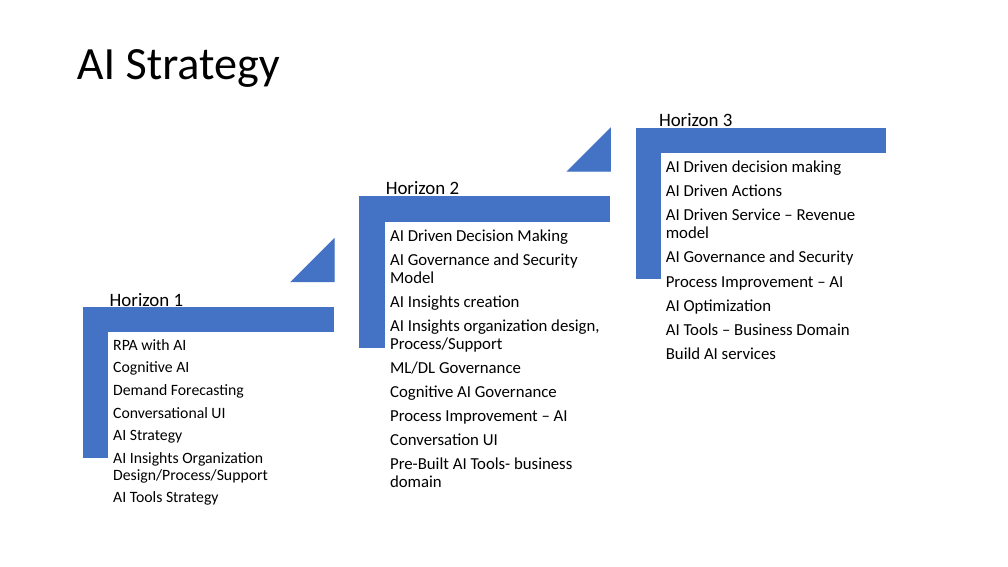
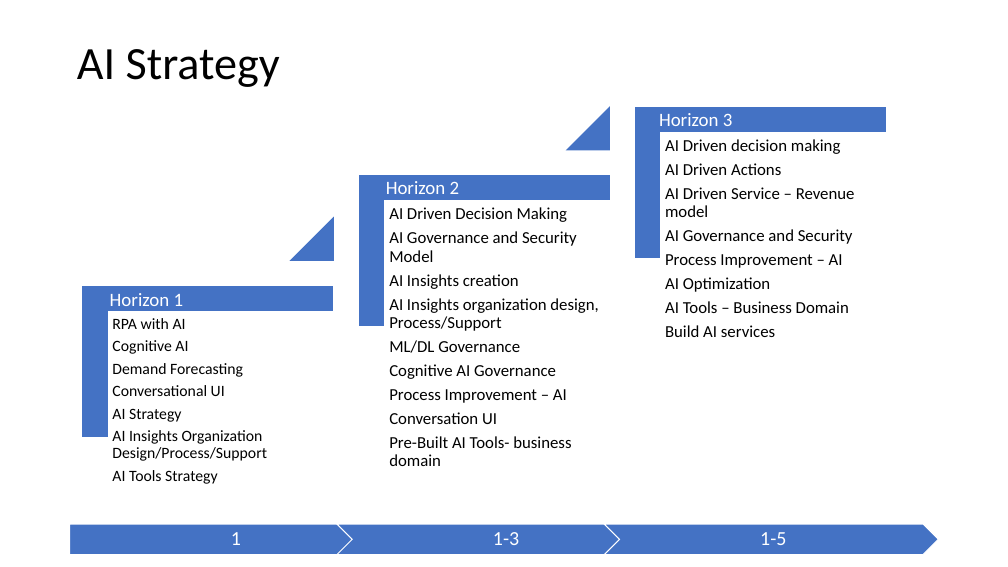
Before and after one commit to balakreshnan/datastrategy, a slide deck: slide 7 of DataHorizon.pptx. Drawn at 1008x567 pixels with LibreOffice and Linux fonts; fonts in the diff are those of the drawing. Boxes give left, top, right and bottom in pixels: in the first picture for what was removed or moved away, otherwise in the second. Text is boxed around its words. In the diff, an @@ line names an element or a change of style, - is before the commit and + after.

```diff
--- a/DataHorizon.pptx
+++ b/DataHorizon.pptx
@@ text colour #000000 to #FFFFFF in 3 elements at [110,293,184,306], [386,181,460,194], [659,113,733,126] @@
@@ 3 texts, 3 corners, 2 triangles: place and size @@
-3 texts, 3 corners, 2 triangles at [84,129,886,505]
+3 texts, 3 corners, 2 triangles at [83,107,885,484]
@@ group added at [70,524,938,554]: 3 texts, 2 chevrons, 1 pentagon arrow @@
+1
+1-3
+1-5
```
